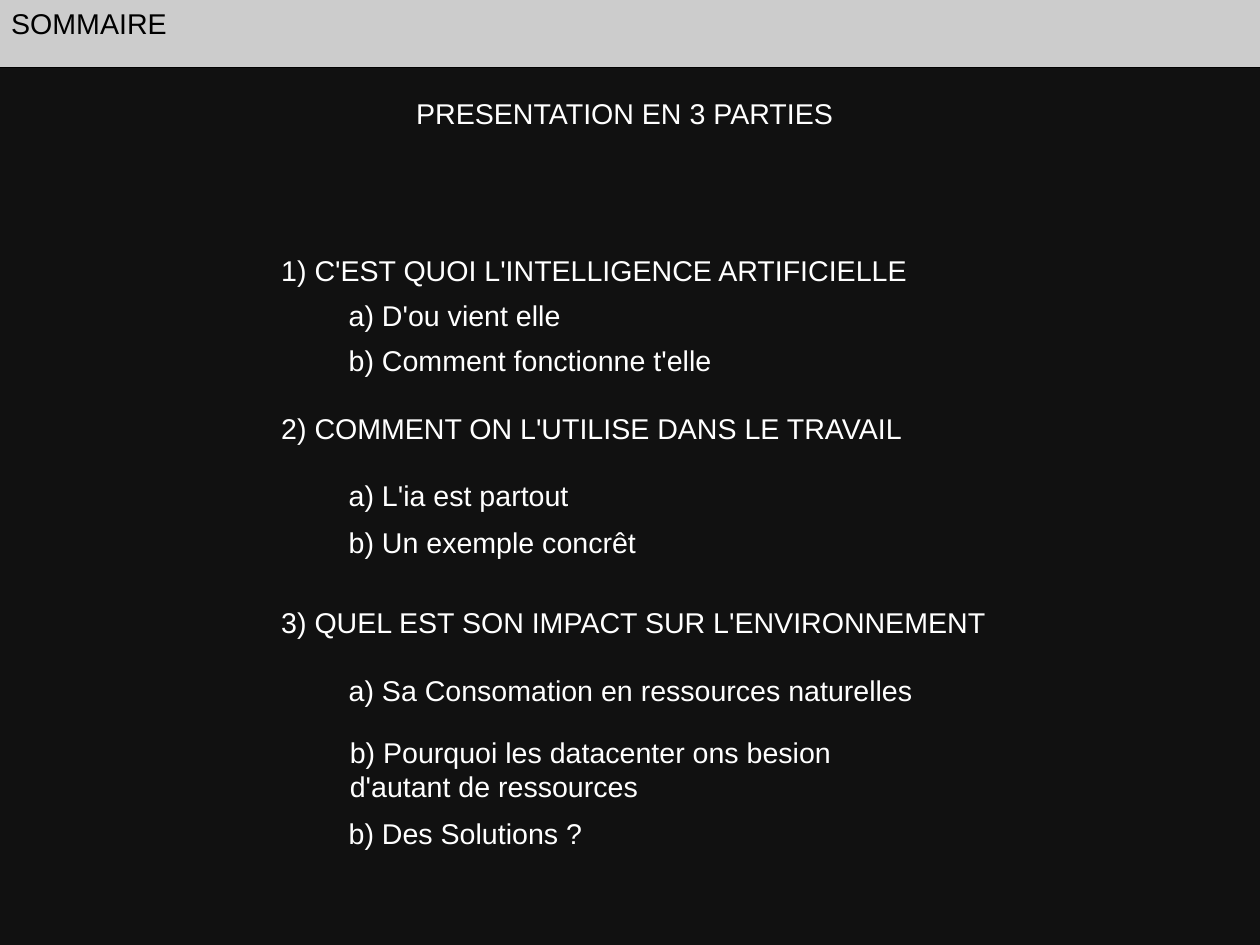
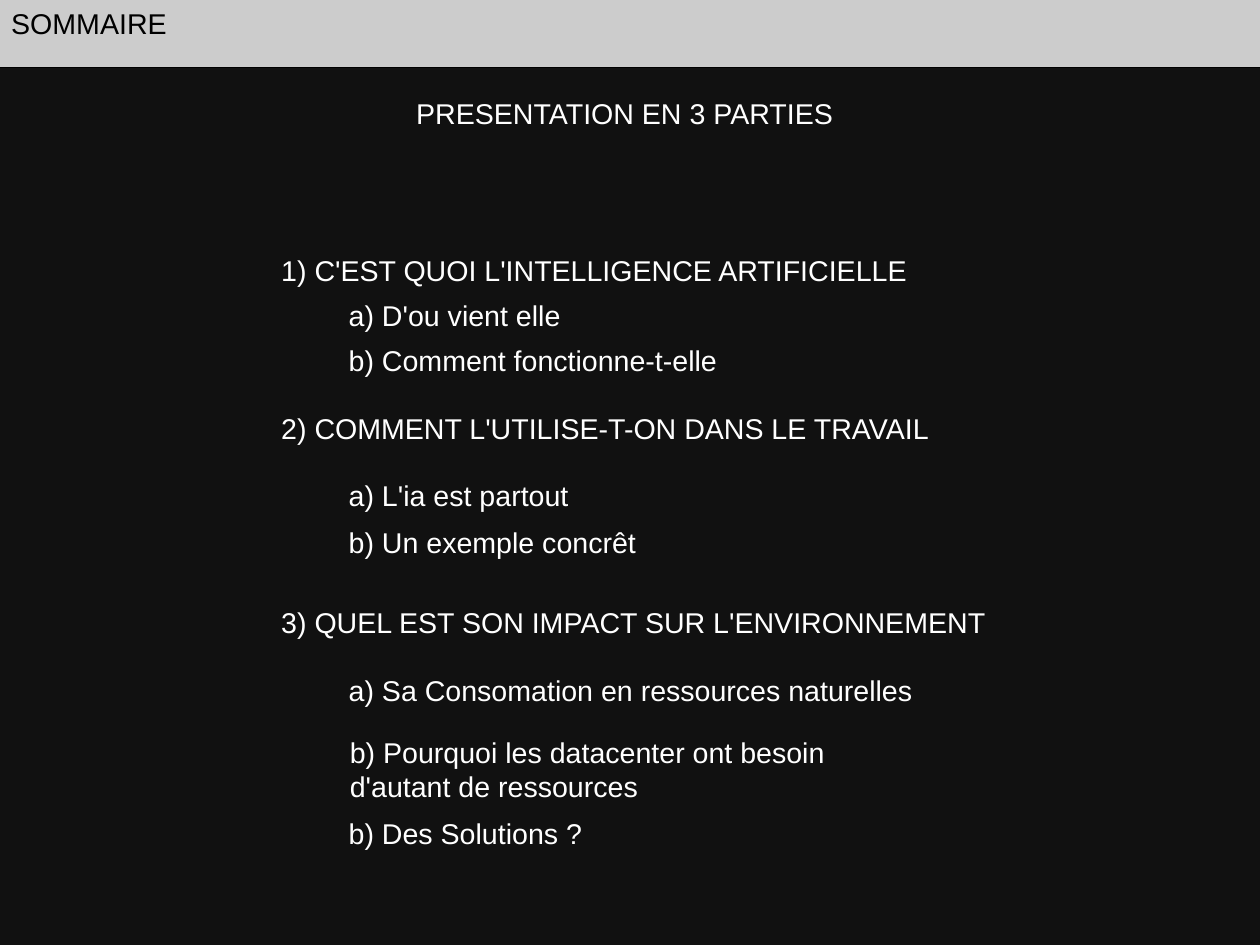
Before and after one commit to KodK-fr/TEMPORAIRE, a slide deck: slide 2 of ORAL.odp. Drawn at 1260x945 pixels with LibreOffice and Linux fonts; fonts in the diff are those of the drawing. Boxes give left, top, right and bottom in pixels: in the first picture for what was removed or moved away, otherwise in the second. Text is boxed around its words. In the diff, an @@ line names an element or a change of style, - is before the commit and + after.

```diff
--- a/ORAL.odp
+++ b/ORAL.odp
@@ text at (x1=349, y1=350, x2=717, y2=377): text changed @@
-b) Comment fonctionne t'elle
+b) Comment fonctionne-t-elle
@@ text at (x1=281, y1=418, x2=929, y2=444): text changed @@
-2) COMMENT ON L'UTILISE DANS LE TRAVAIL
+2) COMMENT L'UTILISE-T-ON DANS LE TRAVAIL
@@ text at (x1=350, y1=742, x2=824, y2=798): text changed @@
-b) Pourquoi les datacenter ons besion d'autant de ressources
+b) Pourquoi les datacenter ont besoin d'autant de ressources
```
Also in this commit, not shown: 4 other slides changed.
